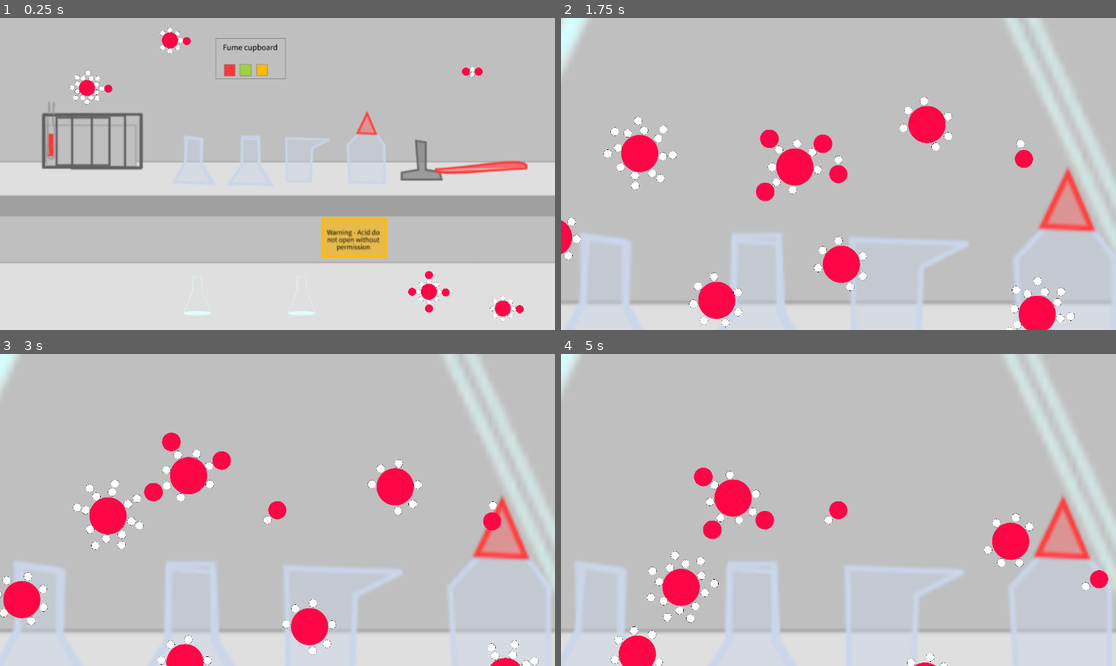
Above: before the commit, frames 1-4 (two rows, left to right).
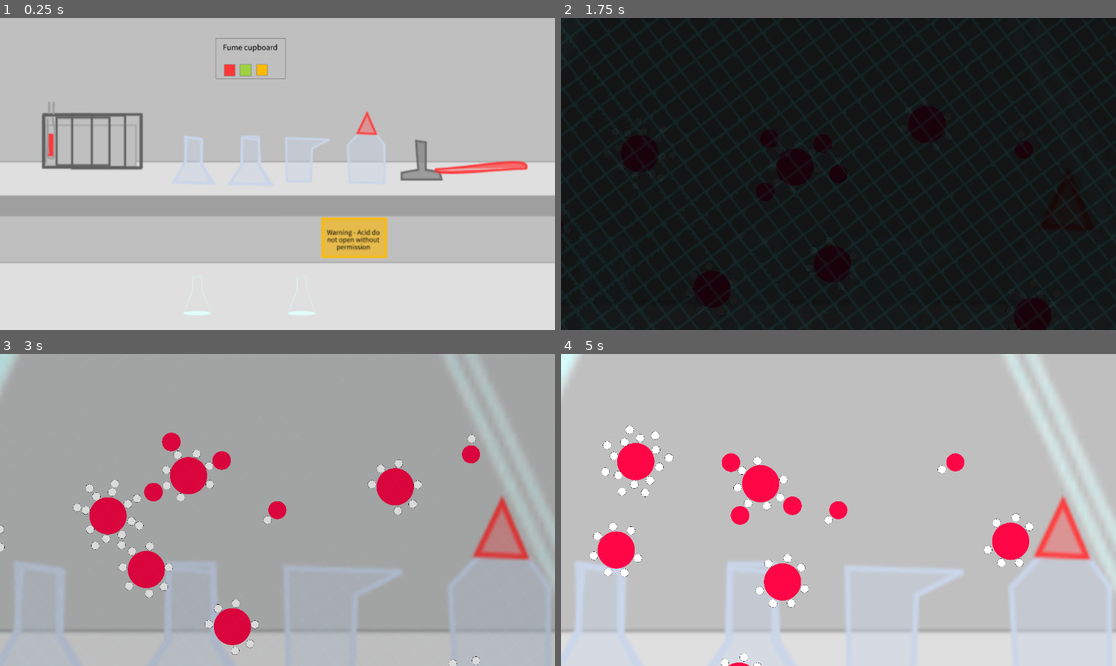
Above: after the commit, the same moments.

Repository: Chickenhatter/running-atom
Game: Godot game, scene res://start.tscn
Same seed, same stepped clock (60 frames per second), same inputs: the game is played once before the commit and once after it. The engine's default icon, where the game draws it, is replaced by a stand-in: a white triangle on a blue panel in a dark square.
Inputs (mouse positions are in pixels of both pictures, inside the frame that each line leads up to):
- Up to frame 1 (0.25 s): no input
- Up to frame 2 (1.75 s): click (788, 71) at 0.5 s; tap Enter at 1.25 s; move the mouse to (960, 158) at 1.27 s; hold Right from 1.28 s (still down); tap Alt at 1.35 s; click (960, 158) at 1.42 s
- Up to frame 3 (3 s): move the mouse to (166, 525) at 2.02 s; release Right at 2.03 s; hold Down 2.03-2.78 s; tap Shift at 2.1 s; move the mouse to (333, 441) at 2.77 s; hold Right from 2.78 s (still down); tap Alt at 2.85 s
- Up to frame 4 (5 s): move the mouse to (810, 572) at 3.52 s; release Right at 3.53 s; hold Up 3.53-4.28 s; tap Shift at 3.6 s; click (810, 572) at 3.67 s; move the mouse to (1005, 556) at 4.27 s; hold Left from 4.28 s (still down); tap Alt at 4.35 s

The runs differ from the first frame. In frame 1, 1.2% of the frame differs, in the area x 12-95%, y 3-98%; in frame 2, 100%, in the area x 0-100%, y 0-100%; in frame 3, 100%; in frame 4, 7.6%.
Error before the commit: Parse Error: Expected indented block after "if" block. (res://chem.gd:6)

Commit message:
7hr Finished game and fixed a bug
bug was area didn't detect

Diff:
--- a/chem.gd
+++ b/chem.gd
@@ -3,8 +3,18 @@
 
 # Called when the node enters the scene tree for the first time.
 func _ready() -> void:
+	if global.cl == true:
+		$Cl.position = Vector2(0,0)
 	if global.h == true:
+		$H.position = Vector2(0,0)
+	if global.o == true:
+		$O.position = Vector2(0,0)
+	if global.f == true:
+		$F.position = Vector2(0,0)
+	if global.n == true:
+		$N.position = Vector2(0,0)
 
 
 # Called every frame. 'delta' is the elapsed time since the previous frame.
 func _process(delta: float) -> void:
+	pass
--- a/cl_1.gd
+++ b/cl_1.gd
@@ -3,7 +3,7 @@
 var second = 0
 var zim = false
 func _ready() -> void:
-	velocity = Vector2(10, 10).normalized() * 200
+	velocity = Vector2(10, 0).normalized() * 200
 
 func _physics_process(delta: float) -> void:
 	$CollisionPolygon2D/V1.rotation_degrees -= 8
@@ -22,6 +22,7 @@
 			if global.connector != 'H':
 				$"../../../Character/Node2D/main_hydrogen/black".self_modulate.a = 0
 				global.black = true
+				global.cl = true
 				global.finner = 'n'
 				global.connector = 'Cl'
 				$"../../../Character/Node2D/main_hydrogen".position = Vector2(0,0)
--- a/cl_2.gd
+++ b/cl_2.gd
@@ -3,7 +3,7 @@
 var second = 0
 var zim = false
 func _ready() -> void:
-	velocity = Vector2(10, 10).normalized() * 200
+	velocity = Vector2(10, -10).normalized() * 200
 
 func _physics_process(delta: float) -> void:
 	$CollisionPolygon2D/V1.rotation_degrees -= 8
@@ -22,6 +22,7 @@
 			if global.connector != 'H':
 				$"../../../Character/Node2D/main_hydrogen/black".self_modulate.a = 0
 				global.black = true
+				global.cl = true
 				global.finner = 'n'
 				global.connector = 'Cl'
 				$"../../../Character/Node2D/main_hydrogen".position = Vector2(0,0)
--- a/cl_3.gd
+++ b/cl_3.gd
@@ -22,6 +22,7 @@
 			if global.connector != 'H':
 				$"../../../Character/Node2D/main_hydrogen/black".self_modulate.a = 0
 				global.black = true
+				global.cl = true
 				global.finner = 'n'
 				global.connector = 'Cl'
 				$"../../../Character/Node2D/main_hydrogen".position = Vector2(0,0)
--- a/cl_4.gd
+++ b/cl_4.gd
@@ -3,7 +3,7 @@
 var second = 0
 var zim = false
 func _ready() -> void:
-	velocity = Vector2(10, 10).normalized() * 200
+	velocity = Vector2(0, 10).normalized() * 200
 
 func _physics_process(delta: float) -> void:
 	$CollisionPolygon2D/V1.rotation_degrees -= 8
@@ -22,6 +22,7 @@
 			if global.connector != 'H':
 				$"../../../Character/Node2D/main_hydrogen/black".self_modulate.a = 0
 				global.black = true
+				global.cl = true
 				global.finner = 'n'
 				global.connector = 'Cl'
 				$"../../../Character/Node2D/main_hydrogen".position = Vector2(0,0)
--- a/ending_scene.gd
+++ b/ending_scene.gd
@@ -30,5 +30,5 @@
 
 
 # Called every frame. 'delta' is the elapsed time since the previous frame.
-func _process(delta: float) -> void:
+func _process(_delta: float) -> void:
 	$Node2D/Sprite2D.self_modulate.a -= 0.01
--- a/f_1.gd
+++ b/f_1.gd
@@ -3,7 +3,7 @@
 var second = 0
 var zim = false
 func _ready() -> void:
-	velocity = Vector2(10, 10).normalized() * 200
+	velocity = Vector2(0, -10).normalized() * 200
 
 func _physics_process(delta: float) -> void:
 	var collide = move_and_collide(velocity * delta)
--- a/f_2.gd
+++ b/f_2.gd
@@ -3,7 +3,7 @@
 var second = 0
 var zim = false
 func _ready() -> void:
-	velocity = Vector2(10, 10).normalized() * 200
+	velocity = Vector2(-10, 10).normalized() * 200
 
 func _physics_process(delta: float) -> void:
 	var collide = move_and_collide(velocity * delta)
--- a/f_3.gd
+++ b/f_3.gd
@@ -3,7 +3,7 @@
 var second = 0
 var zim = false
 func _ready() -> void:
-	velocity = Vector2(10, 10).normalized() * 200
+	velocity = Vector2(-10, 0).normalized() * 200
 
 func _physics_process(delta: float) -> void:
 	var collide = move_and_collide(velocity * delta)
--- a/f_4.gd
+++ b/f_4.gd
@@ -3,7 +3,7 @@
 var second = 0
 var zim = false
 func _ready() -> void:
-	velocity = Vector2(10, 10).normalized() * 200
+	velocity = Vector2(-10, -10).normalized() * 200
 
 func _physics_process(delta: float) -> void:
 	var collide = move_and_collide(velocity * delta)
--- a/h_1.gd
+++ b/h_1.gd
@@ -16,7 +16,6 @@
 			$".".position.x += 10
 		if global.ace == 'right':
 			$".".position.x -= 10
-		#$".".position.y -= 1
 		var _collide = move_and_collide(velocity * delta)
 		velocity += get_gravity() * delta * (-1)
 	if zim == true:
--- a/h_2.gd
+++ b/h_2.gd
@@ -4,7 +4,7 @@
 var zim = false
 var vim = false
 func _ready() -> void:
-	velocity = Vector2(10, 10).normalized() * 200
+	velocity = Vector2(10, -10).normalized() * 200
 
 func _physics_process(delta: float) -> void:
 	if vim == false:
--- a/nh_31.gd
+++ b/nh_31.gd
@@ -19,6 +19,7 @@
 			if global.connector != 'H':
 				$"../../../Character/Node2D/main_hydrogen/black".self_modulate.a = 0
 				global.black = true
+				global.n = true
 				global.finner = 'n'
 				global.connector = 'NH3'
 				$"../../../Character/Node2D/main_hydrogen".position = Vector2(0,0)
--- a/node_2d.tscn
+++ b/node_2d.tscn
@@ -54,7 +54,7 @@
 size = Vector2(3237, 283)
 
 [sub_resource type="RectangleShape2D" id="RectangleShape2D_7vxoj"]
-size = Vector2(1023, 583)
+size = Vector2(923, 583)
 
 [sub_resource type="SpriteFrames" id="SpriteFrames_ei405"]
 animations = [{
@@ -68,10 +68,10 @@
 }]
 
 [sub_resource type="RectangleShape2D" id="RectangleShape2D_ei405"]
-size = Vector2(2379.5, 1967)
+size = Vector2(4780.75, 19206.5)
 
 [sub_resource type="RectangleShape2D" id="RectangleShape2D_e8dv2"]
-size = Vector2(4024, 1476)
+size = Vector2(4024, 14229)
 
 [node name="Node2D" type="Node2D" unique_id=1242583264]
 
@@ -110,7 +110,6 @@
 texture = ExtResource("3_d21ai")
 
 [node name="black" type="Sprite2D" parent="Node2D/Character/Node2D/main_hydrogen" unique_id=179011961]
-visible = false
 z_index = 11
 position = Vector2(-109.08594, -97.276855)
 scale = Vector2(10.314499, 9.748305)
@@ -601,7 +600,7 @@
 [node name="Chlorine" type="Node2D" parent="Node2D/Connectors" unique_id=2082829288]
 
 [node name="Cl1" type="CharacterBody2D" parent="Node2D/Connectors/Chlorine" unique_id=183551704]
-position = Vector2(-523, -139)
+position = Vector2(1071, 92)
 script = ExtResource("14_d2bti")
 
 [node name="Icon" type="Sprite2D" parent="Node2D/Connectors/Chlorine/Cl1" unique_id=767515016]
@@ -1204,7 +1203,7 @@
 [node name="flame" type="Area2D" parent="Node2D/squeaky pop" unique_id=109384755]
 
 [node name="CollisionShape2D" type="CollisionShape2D" parent="Node2D/squeaky pop/flame" unique_id=736041643]
-position = Vector2(511, -6147)
+position = Vector2(482.5, -6147)
 shape = SubResource("RectangleShape2D_7vxoj")
 
 [node name="AudioStreamPlayer2D" type="AudioStreamPlayer2D" parent="Node2D/squeaky pop/flame" unique_id=1854836262]
@@ -1224,14 +1223,14 @@
 position = Vector2(422, -56)
 
 [node name="CollisionShape2D" type="CollisionShape2D" parent="Node2D/squeaky pop/Node2D2/left" unique_id=1835228804]
-position = Vector2(-1633, -5891)
+position = Vector2(-2833.625, 2728.75)
 shape = SubResource("RectangleShape2D_ei405")
 
 [node name="right" type="Area2D" parent="Node2D/squeaky pop/Node2D2" unique_id=1191699264]
 position = Vector2(-478, -28)
 
 [node name="CollisionShape2D" type="CollisionShape2D" parent="Node2D/squeaky pop/Node2D2/right" unique_id=1944759985]
-position = Vector2(3480, -5794)
+position = Vector2(3480, 582.5)
 shape = SubResource("RectangleShape2D_e8dv2")
 
 [node name="Node2D2" type="Node2D" parent="Node2D" unique_id=1731740073]
@@ -1258,6 +1257,8 @@
 [connection signal="area_entered" from="Node2D/Connectors/Hydrogen/H1/connect_h_1" to="Node2D/Connectors/Hydrogen/H1" method="_on_connect_h_1_area_entered"]
 [connection signal="area_entered" from="Node2D/Connectors/Hydrogen/H2/connect_h_2" to="Node2D/Connectors/Hydrogen/H2" method="_on_connect_h_2_area_entered"]
 [connection signal="area_entered" from="Node2D/Connectors/Ammonium/NH31/connect_nh_31" to="Node2D/Connectors/Ammonium/NH31" method="_on_connect_nh_31_area_entered"]
+[connection signal="area_entered" from="Node2D/squeaky pop/flame" to="Node2D/squeaky pop" method="_on_flame_area_entered"]
+[connection signal="area_exited" from="Node2D/squeaky pop/flame" to="Node2D/squeaky pop" method="_on_flame_area_exited"]
 [connection signal="body_entered" from="Node2D/squeaky pop/flame" to="Node2D/squeaky pop" method="_on_flame_body_entered"]
 [connection signal="area_entered" from="Node2D/squeaky pop/Node2D2/left" to="Node2D/squeaky pop" method="_on_left_area_entered"]
 [connection signal="area_exited" from="Node2D/squeaky pop/Node2D2/left" to="Node2D/squeaky pop" method="_on_left_area_exited"]
--- a/o_1.gd
+++ b/o_1.gd
@@ -3,7 +3,7 @@
 var second = 0
 var zim = false
 func _ready() -> void:
-	velocity = Vector2(10, 10).normalized() * 200
+	velocity = Vector2(-10, 10).normalized() * 200
 
 func _physics_process(delta: float) -> void:
 	var collide = move_and_collide(velocity * delta)
--- a/o_2.gd
+++ b/o_2.gd
@@ -3,7 +3,7 @@
 var second = 0
 var zim = false
 func _ready() -> void:
-	velocity = Vector2(10, 10).normalized() * 200
+	velocity = Vector2(0, 10).normalized() * 200
 
 func _physics_process(delta: float) -> void:
 	var collide = move_and_collide(velocity * delta)
@@ -21,6 +21,7 @@
 			if global.connector != 'H':
 				$"../../../Character/Node2D/main_hydrogen/black".self_modulate.a = 0
 				global.black = true
+				global.o = true
 				global.finner = 'n'
 				global.connector = 'O'
 				$"../../../Character/Node2D/main_hydrogen".position = Vector2(0,0)
--- a/o_3.gd
+++ b/o_3.gd
@@ -3,7 +3,7 @@
 var second = 0
 var zim = false
 func _ready() -> void:
-	velocity = Vector2(10, 10).normalized() * 200
+	velocity = Vector2(10, 0).normalized() * 200
 
 func _physics_process(delta: float) -> void:
 	var collide = move_and_collide(velocity * delta)
@@ -21,6 +21,7 @@
 			if global.connector != 'H':
 				$"../../../Character/Node2D/main_hydrogen/black".self_modulate.a = 0
 				global.black = true
+				global.o = true
 				global.finner = 'n'
 				global.connector = 'O'
 				$"../../../Character/Node2D/main_hydrogen".position = Vector2(0,0)
--- a/o_4.gd
+++ b/o_4.gd
@@ -21,6 +21,7 @@
 			if global.connector != 'H':
 				$"../../../Character/Node2D/main_hydrogen/black".self_modulate.a = 0
 				global.black = true
+				global.o = true
 				global.finner = 'n'
 				global.connector = 'O'
 				$"../../../Character/Node2D/main_hydrogen".position = Vector2(0,0)
--- a/squeaky_pop.gd
+++ b/squeaky_pop.gd
@@ -23,19 +23,37 @@
 		get_tree().change_scene_to_file('res://ending_scene.tscn')
 
 
-func _on_left_area_entered(_area: Area2D) -> void:
-	global.ace = 'left'
+func _on_left_area_entered(area: Area2D) -> void:
+	if area.name == 'hydrogen_main':
+		global.ace = 'left'
 
 
-func _on_right_area_entered(_area: Area2D) -> void:
-	global.ace = 'right'
+func _on_right_area_entered(area: Area2D) -> void:
+	if area.name == 'hydrogen_main':
+		global.ace = 'right'
 
 
 func _on_left_area_exited(area: Area2D) -> void:
-	if area is Area2D:
+	if area.name == 'hydrogen_main':
 		global.ace = 'centre'
 
 
 func _on_right_area_exited(area: Area2D) -> void:
+	if area.name == 'hydrogen_main':
+		global.ace = 'centre'
+
+
+func _on_flame_area_entered(area: Area2D) -> void:
 	if area is Area2D:
-		global.ace = 'centre'
+		if area.name == 'hydrogen_main':
+			global.ace = 'left'
+		if area.name == 'hydrogen_main':
+			global.ace = 'right'
+
+
+func _on_flame_area_exited(area: Area2D) -> void:
+	if area is Area2D:
+		if area.name == 'hydrogen_main':
+			global.ace = 'left'
+		if area.name == 'hydrogen_main':
+			global.ace = 'centre'
--- a/start.tscn
+++ b/start.tscn
@@ -126,6 +126,7 @@
 script = ExtResource("10_r8ukj")
 
 [node name="Cl" type="Node2D" parent="Node2D/Chem" unique_id=1168013610]
+position = Vector2(-252, -320)
 
 [node name="Cl" type="Node2D" parent="Node2D/Chem/Cl" unique_id=1371960333]
 position = Vector2(-51, 206.00002)
@@ -222,6 +223,7 @@
 texture = ExtResource("11_r8ukj")
 
 [node name="O" type="Node2D" parent="Node2D/Chem" unique_id=368981015]
+position = Vector2(-384, -262)
 
 [node name="O" type="Node2D" parent="Node2D/Chem/O" unique_id=2010056238]
 position = Vector2(213, -21)
@@ -272,6 +274,7 @@
 sprite_frames = SubResource("SpriteFrames_hwiky")
 
 [node name="N" type="Node2D" parent="Node2D/Chem" unique_id=1014933677]
+position = Vector2(-845, -668)
 
 [node name="F" type="Node2D" parent="Node2D/Chem/N" unique_id=1278397137]
 position = Vector2(661, 414)
@@ -342,6 +345,7 @@
 sprite_frames = SubResource("SpriteFrames_hwiky")
 
 [node name="H" type="Node2D" parent="Node2D/Chem" unique_id=1716243449]
+position = Vector2(-931, -304)
 
 [node name="H" type="Node2D" parent="Node2D/Chem/H" unique_id=2129645347]
 position = Vector2(522, 30)
@@ -367,6 +371,7 @@
 texture = ExtResource("11_r8ukj")
 
 [node name="F" type="Node2D" parent="Node2D/Chem" unique_id=745433716]
+position = Vector2(-980, -699)
 
 [node name="F" type="Node2D" parent="Node2D/Chem/F" unique_id=1382121108]
 position = Vector2(789, 443)
